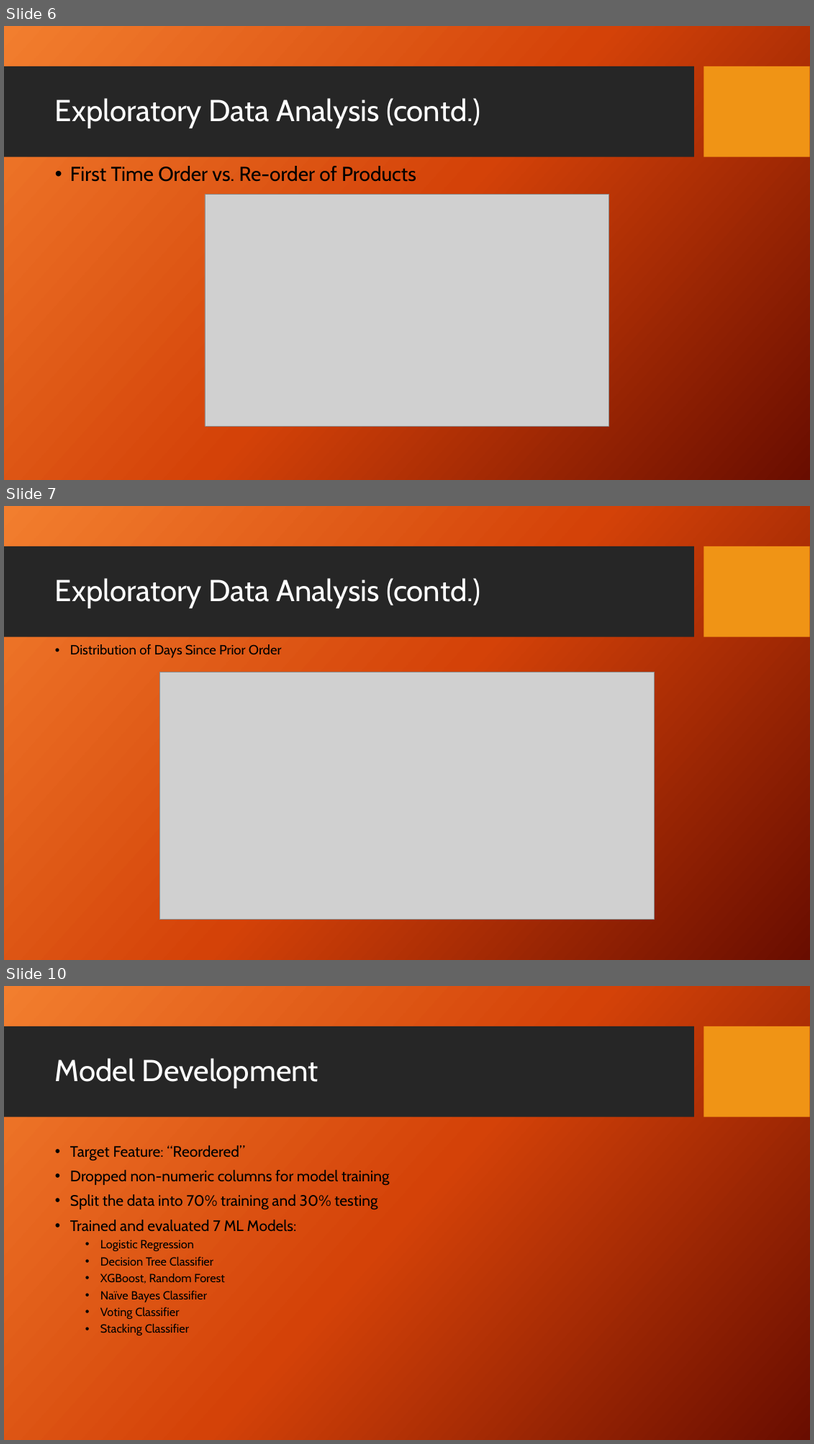
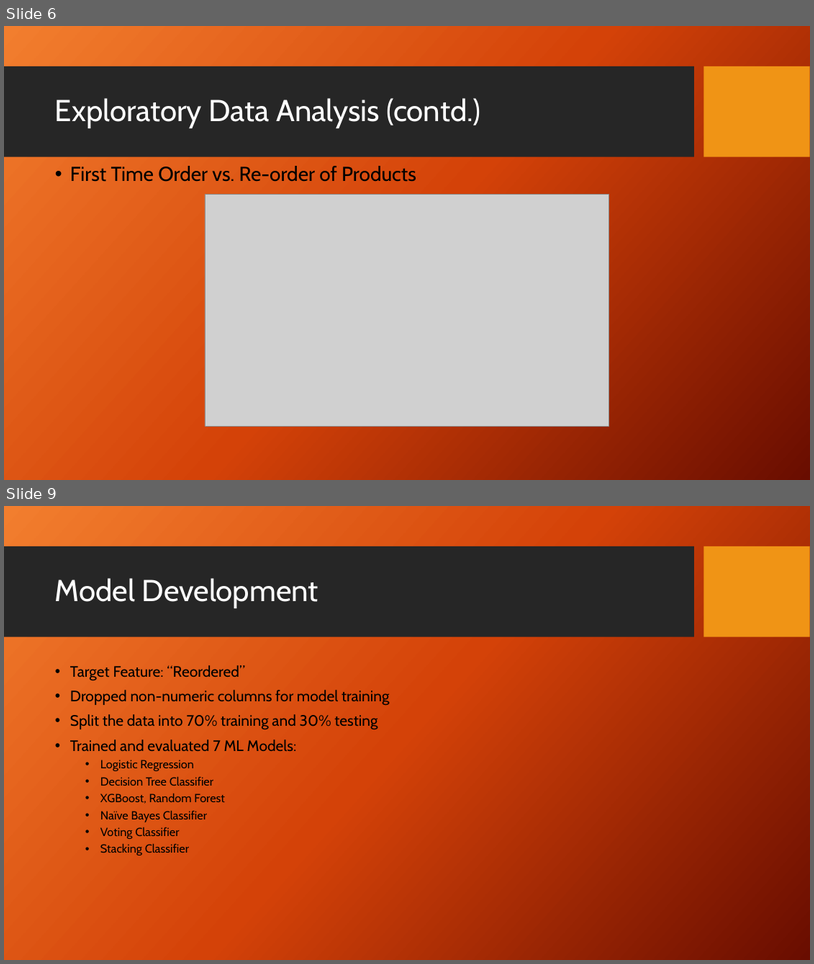
Before and after one commit to musairshad/Instacart-user-analysis, a slide deck: instacart basket analysis.pptx. Shown one above the other, each under a label of ours: slides 6, 7 and 10 before the commit, slides 6 and 9 after it; the slides between them are not shown. The pictures are 814x1444 and 814x964 pixels, drawn with LibreOffice and Linux fonts; fonts in the diff are those of the drawing; grey boxes stand for pictures; background and template pictures are left out. Boxes give left, top, right and bottom in pixels: in the first picture for what was removed or moved away, otherwise in the second. Text is boxed around its words. In the diff, an @@ line names an element or a change of style, - is before the commit and + after.

```diff
--- a/instacart basket analysis.pptx
+++ b/instacart basket analysis.pptx
@@ slide 7 removed at box(4, 506, 810, 960), background picture (left out); not listed: 2 template elements that a slide beside it also shows @@
@@ title removed at box(55, 578, 481, 608) @@
-Exploratory Data Analysis (contd.)
@@ text removed at box(70, 644, 282, 658) @@
-• Distribution of Days Since Prior Order
@@ picture removed at box(160, 672, 654, 919) @@
@@ what was slide 10 is now slide 9 @@
```
Also in this commit, not shown: 8 slides changed, 4 slides added, 17 other files.
